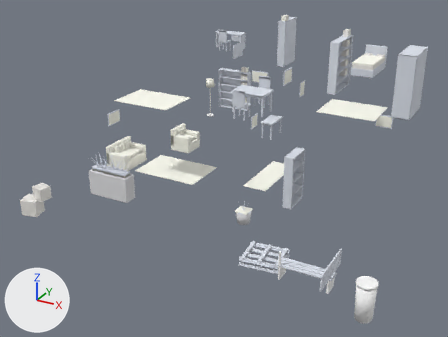
The glTF model assets/models/props.glb as it was, and as the next commit left it.
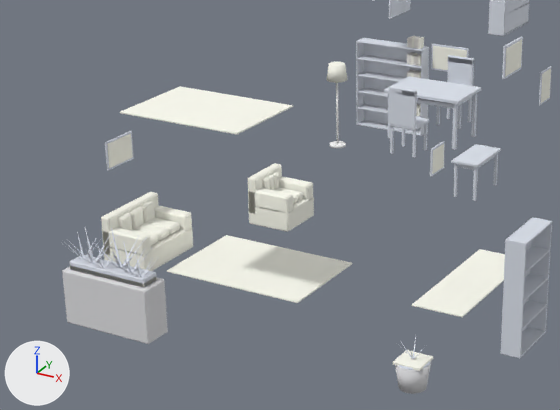
Each version is shown whole from a 50 mm lens placed at (9.29, -20.93, 9.65), pointed at (-0.56, -3.03, 0.7), then close up on the part from 14% to 69% of the width and 15% to 69% of the height. The axes (+X, +Y, +Z) are drawn at lower left. The lights are the same throughout. The older version's two pictures come first. Where no turn or scale is listed for an object, it has been applied to the vertices.

Names of what the first close-up shows: 'Butaca_Salon', 'Decor_NoCol', 'Despensa_Cocina', 'Estante_Dorm', 'Estante_Salon', 'Maceta_Patio', 'Macetero_Patio', 'Mesa_Aux_Salon', 'Mesa_Galeria', 'Silla_Galeria_1', 'Silla_Galeria_2', 'Sofa_Salon'.
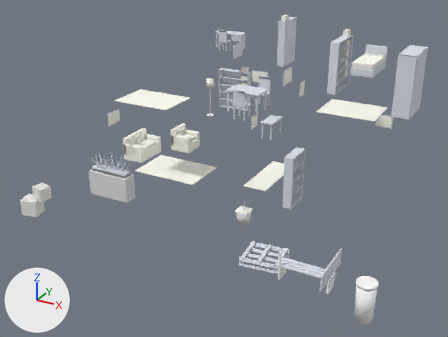
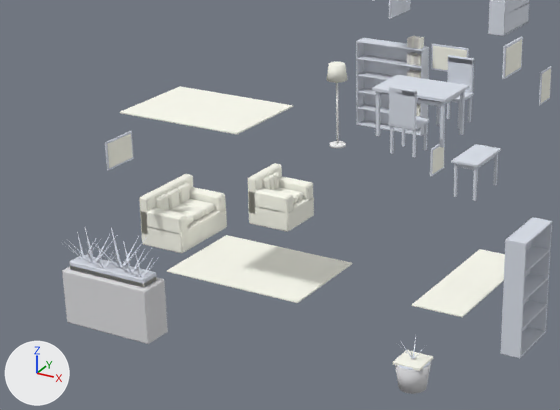
Location of each change, (x1, y1, x2, y2) in pixels of the close-ups (560 x 410 px):
```json
{"object": "Sofa_Salon", "change": "moved", "before": [101, 192, 193, 271], "after": [139, 174, 227, 253]}
{"object": "Mesa_Galeria", "change": "moved", "before": [384, 76, 481, 150], "after": [372, 75, 469, 148]}
```

The change, as JSON lines over the scene's bpy script:
```json
{"op": "set", "path": "ob_sofa_salon.location", "old": "(-4.85, -3.1, 0.0)", "new": "(-4.85, -2.05, 0.0)"}
{"op": "set", "path": "ob_mesa_galeria.location", "old": "(0.5, -3.0, 3.0)", "new": "(0.3, -3.0, 3.0)"}
```
